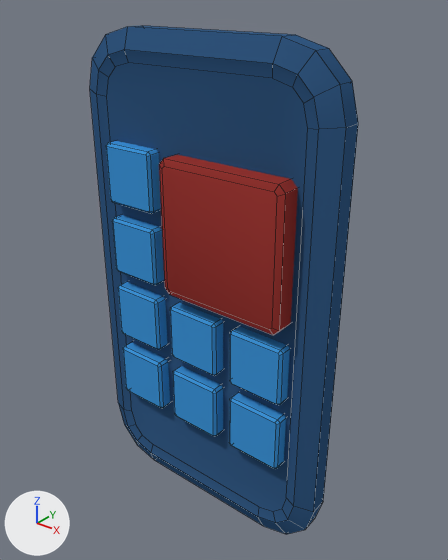
An edit to the Blender file Assets/Models/Space_Remote_Controller.blend, drawn before and after from the same camera.
Rendered twice from a 50 mm camera at (0.258, -0.284, 0.208) aimed at (0.006, 0.031, 0.012). Lighting does not change. The marker at lower left points along +X, +Y and +Z. Mesh edges are drawn as thin lines.

The first picture shows 'Space_Remote'.
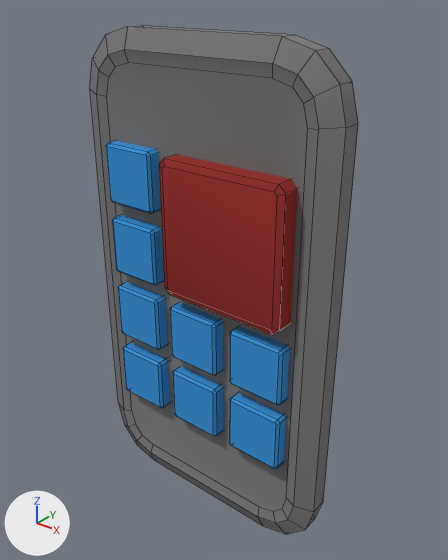
Commit message: Space_Remote
Changed the remote base color to grey from blue

Location of each change, (x1, y1, x2, y2) in pixels of the pictures (448 x 560 px):
'Space_Remote', recoloured (blue to grey)
    both: (90, 26, 358, 534)

What changed in the scene script:
```text
Change mat_remote_body:
    mat_remote_body.base_color: (0.0331, 0.0994, 0.227) -> (0.214, 0.214, 0.214)  # blue #335983 -> grey #7f7f7f
```
